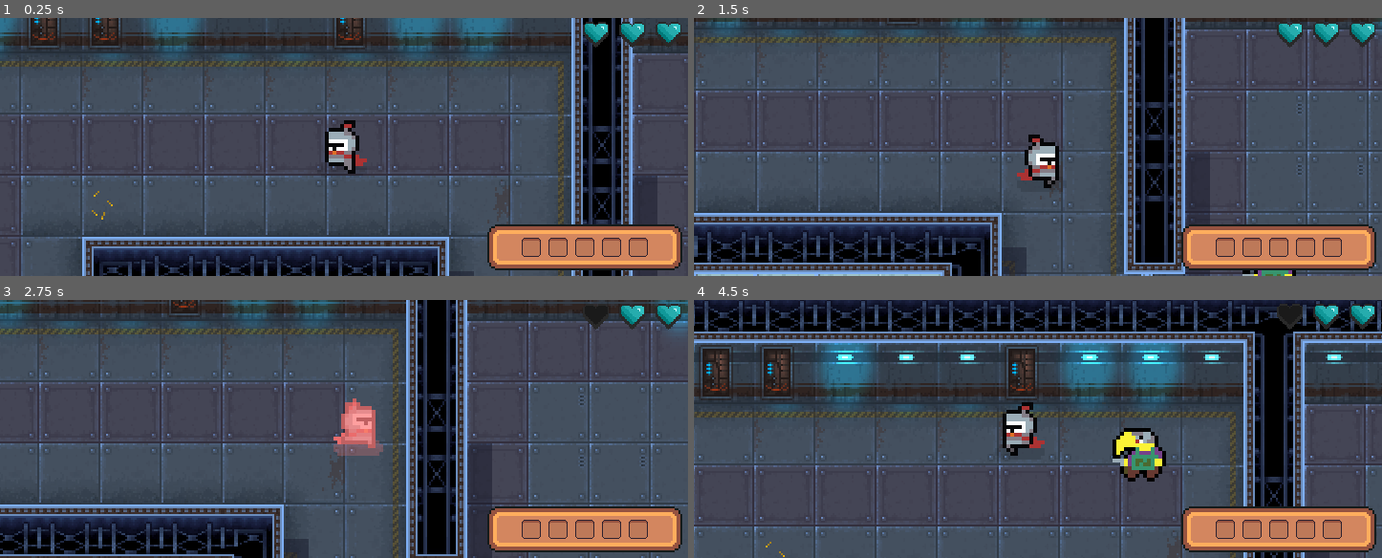
Above: before the commit, frames 1-4 (two rows, left to right).
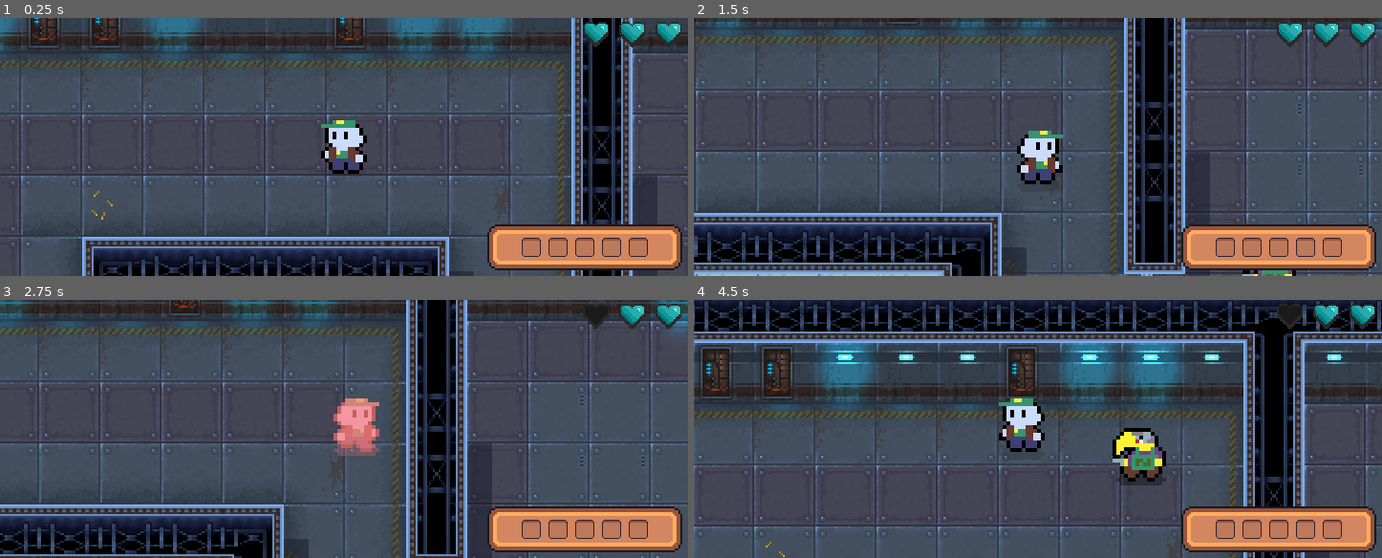
Above: after the commit, the same moments.

Repository: javier-rivera8/GameJam
Game: Godot game, scene res://scenes/world.tscn
Two runs of this game, one before a commit and one after it. Both use one fixed random seed, a clock stepped at 60 frames per second and the inputs below. This scene is started directly instead of the project's main scene.
Inputs:
- Up to frame 1 (0.25 s): no input
- Up to frame 2 (1.5 s): tap Enter at 0.5 s; hold Right (ui_right) 0.53-1.28 s; hold Down (ui_down) from 1.28 s (still down)
- Up to frame 3 (2.75 s): release Down (ui_down) at 2.03 s; hold Right (ui_right) from 2.03 s (still down)
- Up to frame 4 (4.5 s): release Right (ui_right) at 2.78 s; hold Up (ui_up) 2.78-3.53 s; hold Left (ui_left) from 3.53 s (still down)

The runs differ from the first frame. In frame 1, 1.0% of the frame differs, in the area x 46-54%, y 39-61%; in frame 2, 1.1%; in frame 3, 0.8%; in frame 4, 1.3%, in the area x 44-69%, y 38-72%.

Commit message:
Added monster shadows and main char spritesheet

Diff:
--- a/enemies/monster.tscn
+++ b/enemies/monster.tscn
@@ -99,7 +99,6 @@
 position = Vector2(0, -8)
 sprite_frames = SubResource("SpriteFrames_hpnxr")
 animation = &"walkRight"
-frame_progress = 0.849442
 
 [node name="CollisionShape2D" type="CollisionShape2D" parent="."]
 position = Vector2(1, -9)
--- a/player/player.tscn
+++ b/player/player.tscn
@@ -1,8 +1,8 @@
 [gd_scene load_steps=14 format=3 uid="uid://daqxjp7cto0pc"]
 
-[ext_resource type="Texture2D" uid="uid://ba3ctuiut4adk" path="res://Art/v1.1 dungeon crawler 16X16 pixel pack/heroes/knight/knight_run_spritesheet.png" id="1_h3ybu"]
 [ext_resource type="Script" path="res://player/player.gd" id="1_vs7hs"]
 [ext_resource type="Resource" uid="uid://beqn0ck4hurnb" path="res://inventory/playerInventory.tres" id="2_e42ya"]
+[ext_resource type="Texture2D" uid="uid://dxfu444cqsu4y" path="res://Art/v1.1 dungeon crawler 16X16 pixel pack/heroes/mc/mc_spritesheet.png" id="3_c0hfx"]
 [ext_resource type="PackedScene" uid="uid://dfnpprvqxjfj" path="res://player/sword2.tscn" id="4_thwgd"]
 
 [sub_resource type="Animation" id="Animation_p1upm"]
@@ -150,9 +150,9 @@
 
 [node name="Sprite2D" type="Sprite2D" parent="."]
 clip_children = 2
-texture = ExtResource("1_h3ybu")
+texture = ExtResource("3_c0hfx")
 flip_h = true
-hframes = 6
+hframes = 7
 
 [node name="ColorRect" type="ColorRect" parent="Sprite2D"]
 offset_left = -17.6667
Binary file changed: Art/v1.1 dungeon crawler 16X16 pixel pack/1.png
Binary file changed: Art/v1.1 dungeon crawler 16X16 pixel pack/2.png
Binary file changed: Art/v1.1 dungeon crawler 16X16 pixel pack/3.png
Binary file changed: Art/v1.1 dungeon crawler 16X16 pixel pack/4.png
Binary file changed: Art/v1.1 dungeon crawler 16X16 pixel pack/5.png
Binary file changed: Art/v1.1 dungeon crawler 16X16 pixel pack/6.png
Binary file changed: Art/v1.1 dungeon crawler 16X16 pixel pack/7.png
Binary file changed: Art/v1.1 dungeon crawler 16X16 pixel pack/8.png
Binary file changed: Art/v1.1 dungeon crawler 16X16 pixel pack/enemies/Pico/1.png
Binary file changed: Art/v1.1 dungeon crawler 16X16 pixel pack/enemies/Pico/2.png
Binary file changed: Art/v1.1 dungeon crawler 16X16 pixel pack/enemies/Pico/3.png
Binary file changed: Art/v1.1 dungeon crawler 16X16 pixel pack/enemies/Pico/4.png
(and 6 more such lines)
